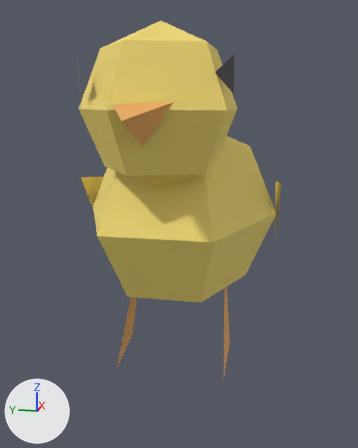
What one commit did to the glTF model deliverables/marked-models-trial/chick.glb.
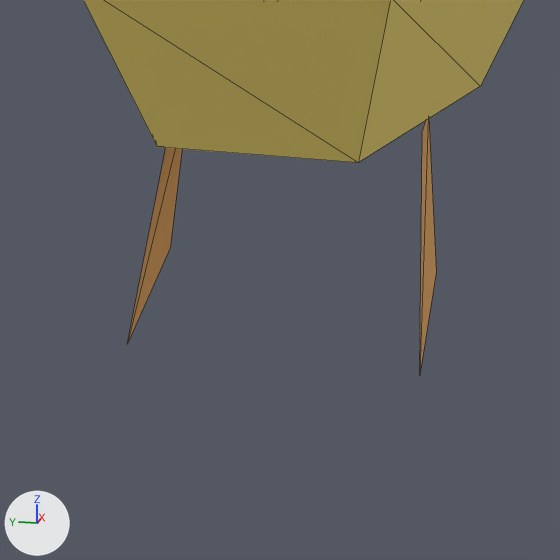
Each version is shown whole from a 50 mm camera at (-0.1697, -0.0339, 0.092) aimed at (-0.009, -0.0017, 0.0518), then close up on the part from 20% to 77% of the width and 54% to 100% of the height. The lights are fixed; the arrows at lower left show +X, +Y and +Z. The last two pictures show the newer version. The close-ups show mesh edges as thin lines. Where no turn or scale is listed for an object, it has been applied to the vertices. Vertices at exactly the same position are counted once.

The scene before the commit, as lines of its bpy script (objects in view):
```python
me_leg_l_mesh_001 = bpy.data.meshes.new('Leg_L_Mesh.001')
me_leg_l_mesh_001.from_pydata([(0.006, -0.017, 0.026), (0.002, -0.019, 0.004), (-0.018, -0.019, 0.0), (-0.002, -0.017, 0.026)], [], [(0, 1, 2), (0, 2, 3)])
me_leg_l_mesh_001.materials.append(mat_beak)  # orange #eaac60
me_leg_r_mesh_001 = bpy.data.meshes.new('Leg_R_Mesh.001')
me_leg_r_mesh_001.from_pydata([(0.006, 0.017, 0.026), (0.002, 0.019, 0.004), (-0.018, 0.019, 0.0), (-0.002, 0.017, 0.026)], [], [(0, 1, 2), (0, 2, 3)])
me_leg_r_mesh_001.materials.append(mat_beak)  # orange #eaac60
me_sphere_005 = bpy.data.meshes.new('Sphere.005')
me_sphere_005.from_pydata(...)  # a UV sphere (6 segments, 4 rings, poles along z) spanning x -0.041..0.041, y -0.034..0.034, z -0.033..0.033
me_sphere_005.materials.append(mat_down)  # yellow #f2da73
ob_fluff = bpy.data.objects.new('Fluff', me_sphere_005)
ob_fluff.location = (0.004, 0.0, 0.054)
ob_leg_l = bpy.data.objects.new('Leg_L', me_leg_l_mesh_001)
ob_leg_l.location = (0.0, 0.0, 0.0)
ob_leg_r = bpy.data.objects.new('Leg_R', me_leg_r_mesh_001)
ob_leg_r.location = (0.0, 0.0, 0.0)
```
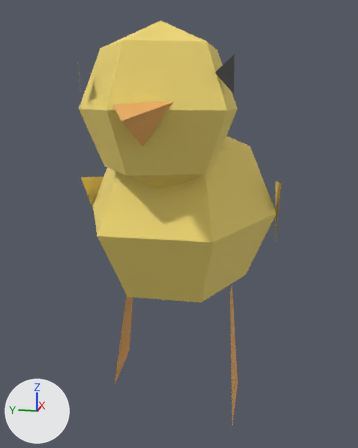
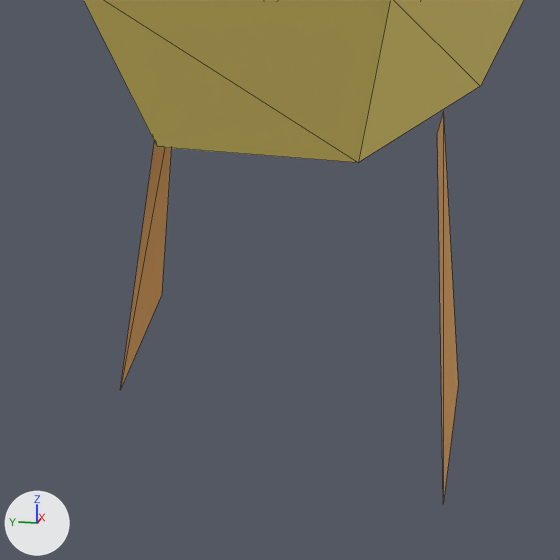
The newer file is also turned or shifted as a whole; pictures and numbers use the older file's frame.

The edits, one by one:
me_leg_l_mesh_001 is used by ob_leg_l; location (0.0, 0.0, 0.0).
me_leg_l_mesh_001 had 4 vertices, 2 faces and spanned x -0.018..0.006, y -0.019..-0.017, z 0.0..0.026.
me_leg_l_mesh_001 now has 4 vertices, 2 faces and spans x -0.026..0.006, y -0.023..-0.019, z -0.012..0.026.
Part 1, on me_leg_l_mesh_001:
Vertex 0 of me_leg_l_mesh_001 moves from (0.006, -0.017, 0.026) to (0.006, -0.019, 0.026) at pixel (443, 111).
Vertex 1 of me_leg_l_mesh_001 moves from (0.002, -0.019, 0.004) at pixel (436, 272) to (-0.006, -0.023, -0.008) at pixel (458, 384).
Vertex 2 of me_leg_l_mesh_001 moves from (-0.018, -0.019, 0.0) to (-0.026, -0.023, -0.012) at pixel (443, 504).
Vertex 3 of me_leg_l_mesh_001 moves from (-0.002, -0.017, 0.026) at pixel (422, 131) to (-0.002, -0.019, 0.026) at pixel (437, 132).
me_leg_r_mesh_001 is used by ob_leg_r; location (0.0, 0.0, 0.0).
me_leg_r_mesh_001 had 4 vertices, 2 faces and spanned x -0.018..0.006, y 0.017..0.019, z 0.0..0.026.
me_leg_r_mesh_001 now has 4 vertices, 2 faces and spans x -0.01..0.01, y 0.019..0.023, z -0.012..0.026.
Part 2, on me_leg_r_mesh_001:
Vertex 0 of me_leg_r_mesh_001 moves from (0.006, 0.017, 0.026) to (0.006, 0.019, 0.026).
Vertex 1 of me_leg_r_mesh_001 moves from (0.002, 0.019, 0.004) at pixel (170, 247) to (0.01, 0.023, -0.008) at pixel (161, 294).
Vertex 2 of me_leg_r_mesh_001 moves from (-0.018, 0.019, 0.0) at pixel (127, 344) to (-0.01, 0.023, -0.012) at pixel (120, 390).
Vertex 3 of me_leg_r_mesh_001 moves from (-0.002, 0.017, 0.026) to (-0.002, 0.019, 0.026).

Pixel boxes (x1, y1, x2, y2) of what changed, in the close-ups (560 x 560 px):
'Leg_L', reshaped (29% wider, 54% taller)
    before: (420, 119, 436, 371)
    after: (437, 114, 458, 503)
'Leg_R', reshaped (7% narrower, 26% taller)
    before: (127, 148, 182, 344)
    after: (120, 142, 171, 390)
